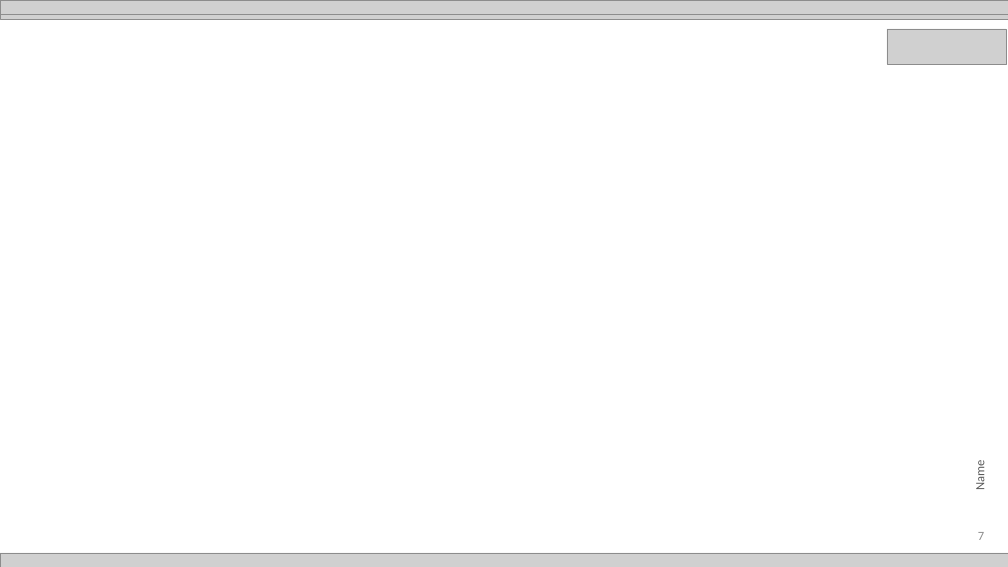
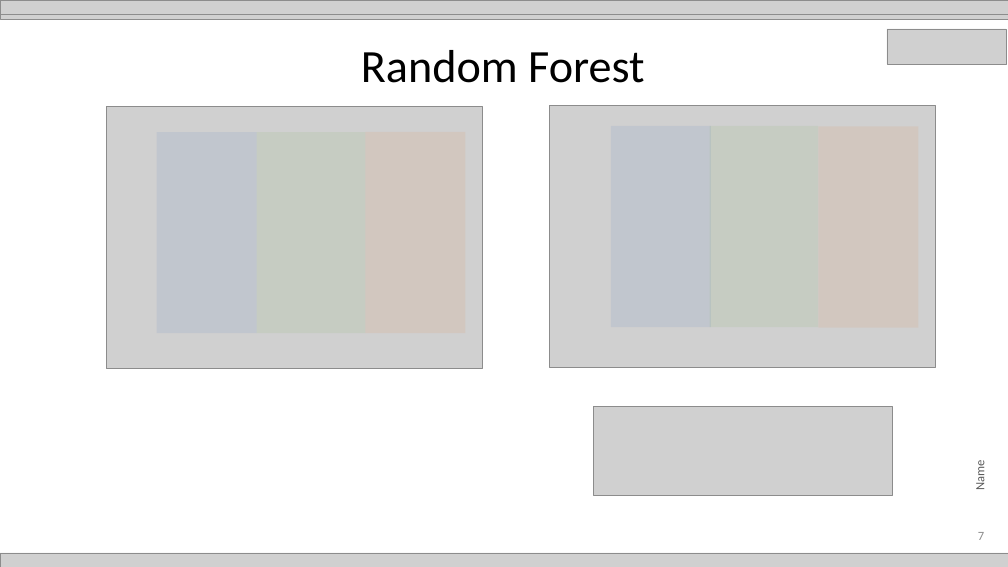
Before and after one commit to BenInTheBox/DataScienceInPractice, a slide deck: slide 7 of project/Présentation_Projet.pptx. Drawn at 1008x567 pixels with LibreOffice and Linux fonts; fonts in the diff are those of the drawing; grey boxes stand for pictures. Boxes give left, top, right and bottom in pixels: in the first picture for what was removed or moved away, otherwise in the second. Text is boxed around its words. In the diff, an @@ line names an element or a change of style, - is before the commit and + after.

Commit message:
slide random forest

```diff
--- a/project/Présentation_Projet.pptx
+++ b/project/Présentation_Projet.pptx
@@ title added at (361, 50, 644, 83), 44 pt, text #000000 @@
+Random Forest
@@ picture added at (107, 107, 482, 369) @@
@@ picture added at (550, 105, 936, 368) @@
@@ rectangle added at (157, 132, 256, 333), fill #4472C4 at 10% opacity @@
@@ rectangle added at (256, 132, 365, 333), fill #70AD47 at 10% opacity @@
@@ rectangle added at (365, 132, 465, 333), fill #ED7D31 at 10% opacity @@
@@ rectangle added at (611, 126, 711, 327), fill #4472C4 at 10% opacity @@
@@ rectangle added at (710, 126, 819, 327), fill #70AD47 at 10% opacity @@
@@ rectangle added at (818, 126, 918, 327), fill #ED7D31 at 10% opacity @@
@@ picture added at (594, 407, 892, 496) @@
```
Also in this commit, not shown: 1 other slide changed.
